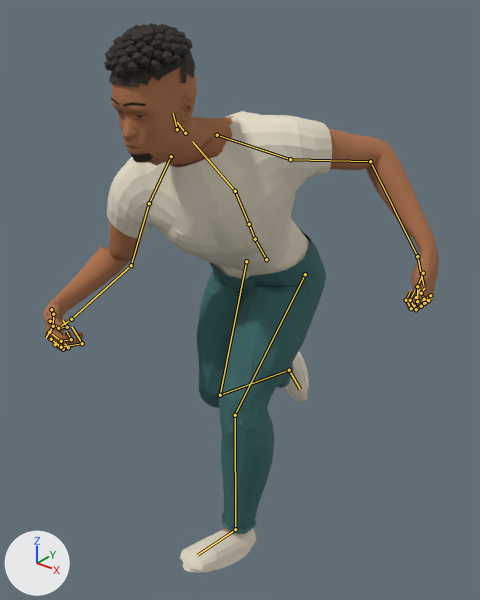
The glTF model public/assets/reference_character.glb as it was, and as the next commit left it.
Camera for both pictures: a camera (50 mm lens) standing at (1.074, -1.485, 1.717) and looking at (0.009, -0.154, 0.891). Arrows for +X, +Y and +Z are at lower left; the lights stay in place. The picture after the commit comes second. Both versions are drawn at frame 0 of the action 'Run'; the numbers are the values there. The bones that change, and the others that lie on the model, are drawn over the model as lines.

Objects in the first picture: 'Reference_Character'.
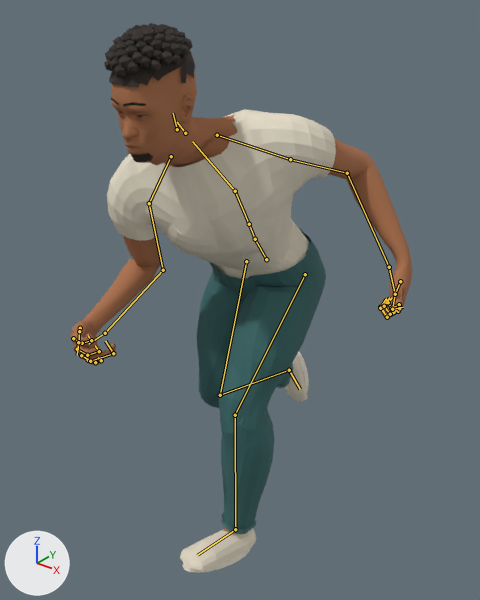
Diff of the bpy script that builds the scene:
```diff
--- a/public/assets/reference_character.glb.py
+++ b/public/assets/reference_character.glb.py
@@ bone_mixamorig_leftarm @@
 bone_mixamorig_leftarm = bpy.data.objects['Reference_Rig'].pose.bones['mixamorig:LeftArm']  # child of 'mixamorig:LeftShoulder'
-bone_mixamorig_leftarm.rotation_quaternion = (0.978, -0.155, 0.061, -0.126)  # degrees (-19, 5, -15)
+bone_mixamorig_leftarm.rotation_quaternion = (0.957, -0.088, 0.027, -0.275)  # degrees (-11, 0, -32)
@@ bone_mixamorig_rightarm @@
 bone_mixamorig_rightarm = bpy.data.objects['Reference_Rig'].pose.bones['mixamorig:RightArm']  # child of 'mixamorig:RightShoulder'
-bone_mixamorig_rightarm.rotation_quaternion = (0.981, 0.014, -0.189, -0.038)  # degrees (3, -22, -5)
+bone_mixamorig_rightarm.rotation_quaternion = (0.965, 0.162, -0.193, 0.07)  # degrees (18, -23, 4)
```

Where the change shows, as pixel boxes (x1, y1, x2, y2) in the pictures (480 x 600 px):
'Reference_Character', posed (14% narrower): before (43, 23, 439, 573); after (71, 23, 412, 573)
bone 'mixamorig:LeftArm', root to tip: before (290, 159) to (370, 161); after (290, 159) to (347, 173)
bone 'mixamorig:RightArm', root to tip: before (149, 203) to (131, 265); after (149, 203) to (163, 270)
